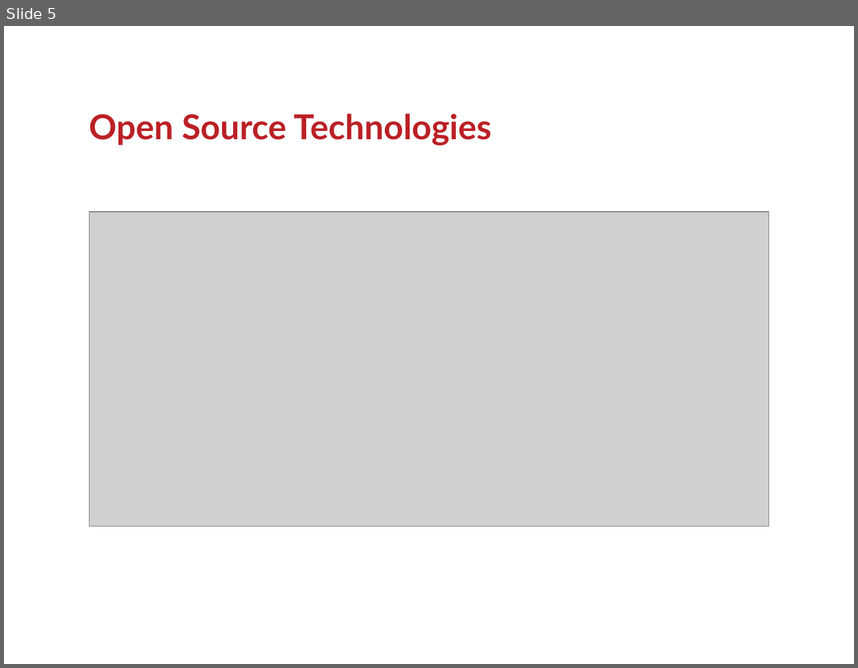
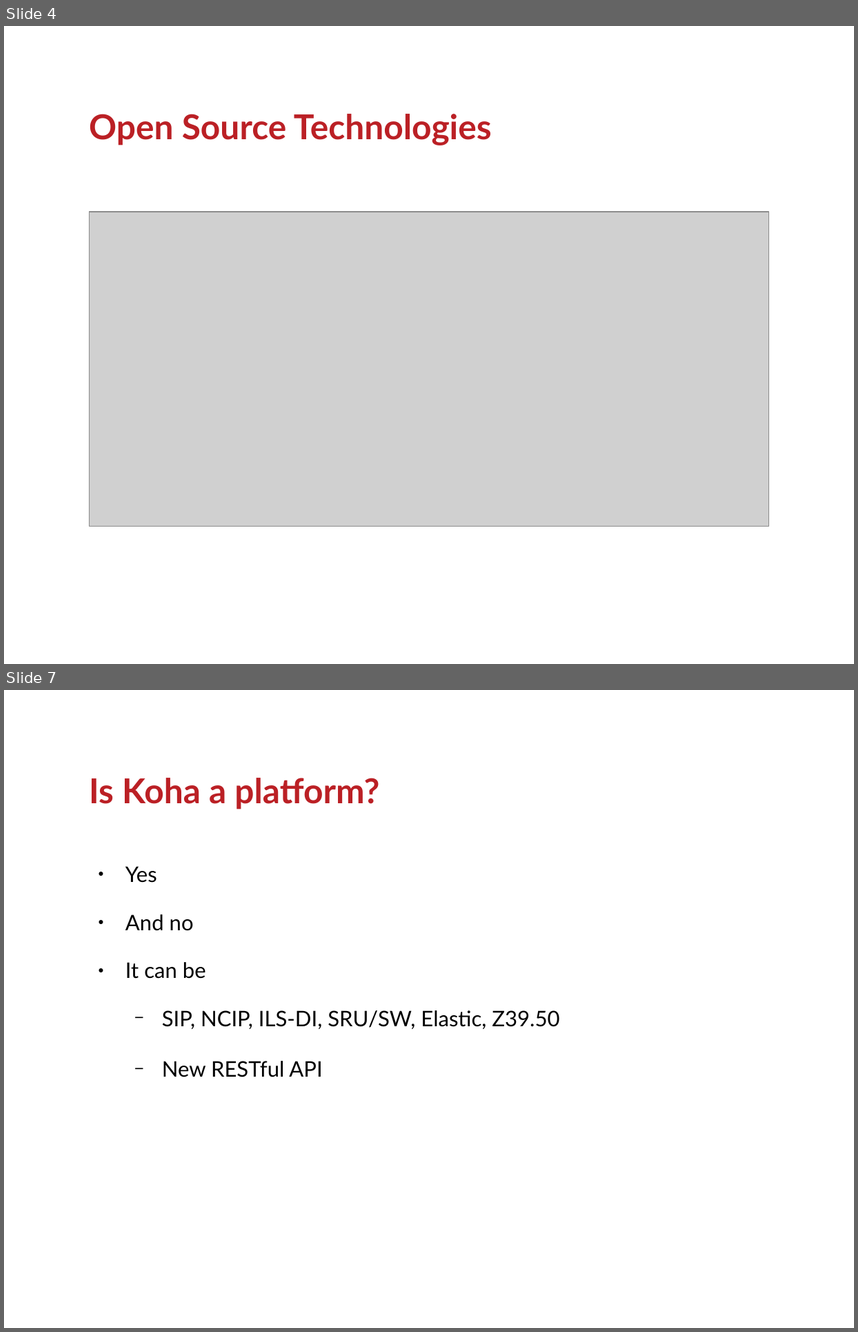
Before and after one commit to ranginui/presentation, a slide deck: kohaconclave2017/keynote.odp. Shown one above the other, each under a label of ours: slide 5 before the commit, slides 4 and 7 after it; the slides between them are not shown. The pictures are 858x668 and 858x1332 pixels, drawn with LibreOffice and Linux fonts; fonts in the diff are those of the drawing; grey boxes stand for pictures; background and template pictures are left out. Boxes give left, top, right and bottom in pixels: in the first picture for what was removed or moved away, otherwise in the second. Text is boxed around its words. In the diff, an @@ line names an element or a change of style, - is before the commit and + after.

```diff
--- a/kohaconclave2017/keynote.odp
+++ b/kohaconclave2017/keynote.odp
@@ slide 7 added at (4,690,854,1328), background #FFFFFF @@
@@ title added at (89,778,379,809), 32 pt, text #BB2025, bold @@
+Is Koha a platform?
@@ text added at (125,866,559,1077), 20 pt, text #000000 @@
+● Yes
+● And no
+● It can be
+  − SIP, NCIP, ILS-DI, SRU/SW, Elastic, Z39.50
+  − New RESTful API
@@ what was slide 5 is now slide 4 @@
```
Also in this commit, not shown: 4 other slides added, 2 slides removed.
